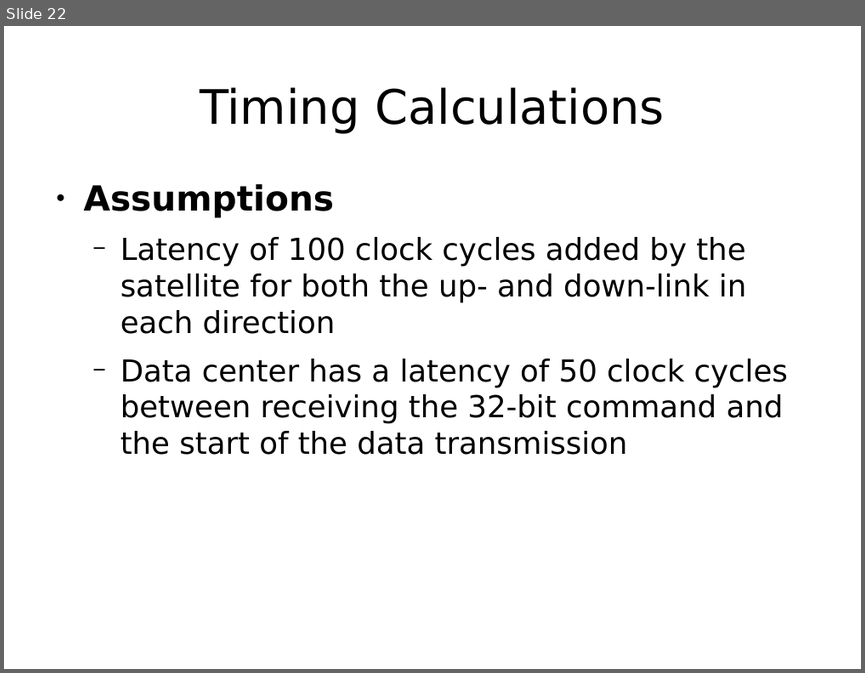
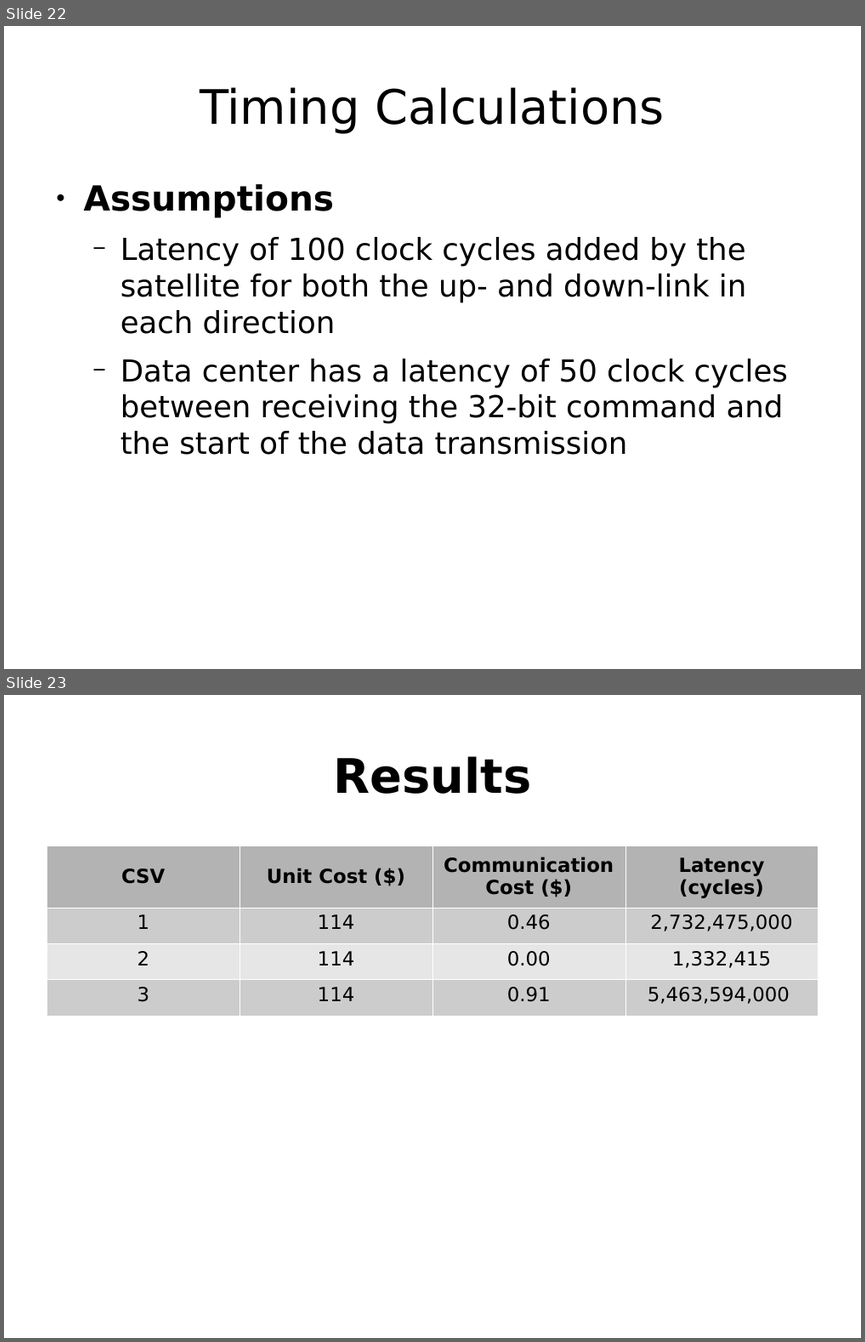
Before and after one commit to Sugarsplash/ece485, a slide deck: doc/presentation.odp. Shown one above the other, each under a label of ours: slide 22 before the commit, slides 22 and 23 after it. The pictures are 865x673 and 865x1342 pixels, drawn with LibreOffice and Linux fonts; fonts in the diff are those of the drawing. Boxes give left, top, right and bottom in pixels: in the first picture for what was removed or moved away, otherwise in the second. Text is boxed around its words. In the diff, an @@ line names an element or a change of style, - is before the commit and + after.

Commit message:
Add results to presentation

```diff
--- a/doc/presentation.odp
+++ b/doc/presentation.odp
@@ slide 23 added at <box>4,695,861,1338</box>, background #FFFFFF @@
@@ title added at <box>333,756,531,794</box>, 44 pt, text #000000, bold @@
+Results
@@ table added at <box>46,845,818,1015</box>, 4 rows, 4 columns @@
+CSV | Unit Cost ($) | Communication Cost ($) | Latency (cycles)
+1 | 114 | 0.46 | 2,732,475,000
+2 | 114 | 0.00 | 1,332,415
+3 | 114 | 0.91 | 5,463,594,000
```
